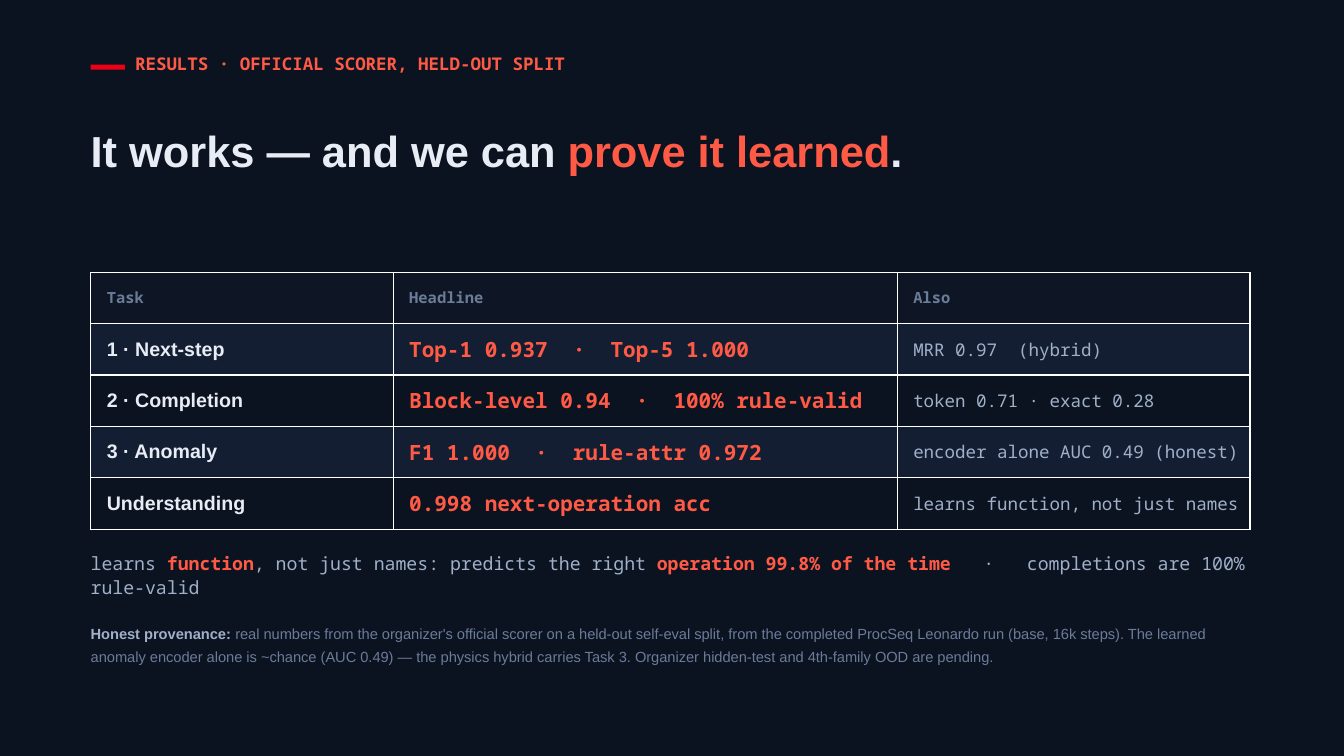
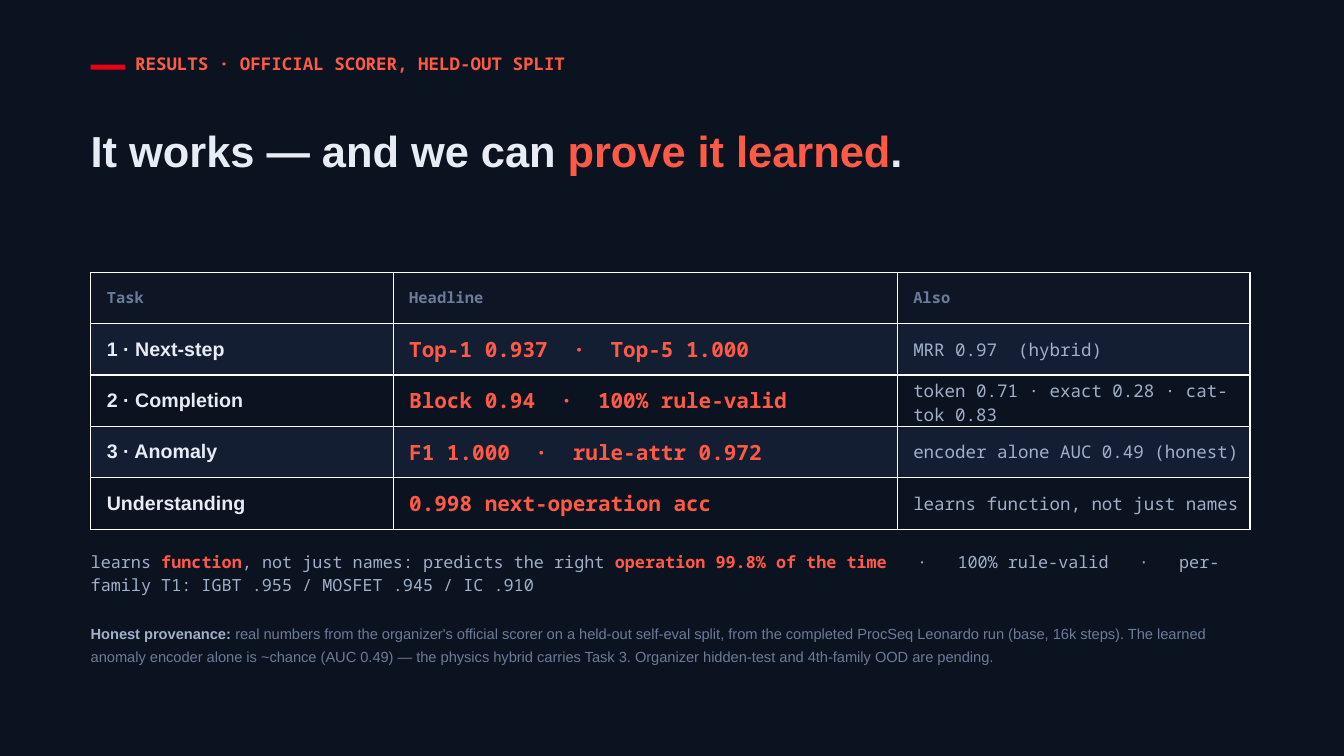
Before and after one commit to thuber19/zero_one_hack_01, a slide deck: slide 6 of tracks/industrial-infineon/solution/pitch/ProcSeq_Pitch.pptx. Drawn at 1344x756 pixels with LibreOffice and Linux fonts; fonts in the diff are those of the drawing. Boxes give left, top, right and bottom in pixels: in the first picture for what was removed or moved away, otherwise in the second. Text is boxed around its words. In the diff, an @@ line names an element or a change of style, - is before the commit and + after.

```diff
--- a/tracks/industrial-infineon/solution/pitch/ProcSeq_Pitch.pptx
+++ b/tracks/industrial-infineon/solution/pitch/ProcSeq_Pitch.pptx
@@ table at <box>91,272,1250,529</box> @@
-row 3, column 2: Block-level 0.94 · 100% rule-valid
+row 3, column 2: Block 0.94 · 100% rule-valid
-row 3, column 3: token 0.71 · exact 0.28
+row 3, column 3: token 0.71 · exact 0.28 · cat-tok 0.83
@@ text at <box>91,555,887,595</box>: text changed; size 13 to 12 pt @@
-learns function, not just names: predicts the right operation 99.8% of the time · completions are 100% rule-valid
+learns function, not just names: predicts the right operation 99.8% of the time · 100% rule-valid · per-family T1: IGBT .955 / MOSFET .945 / IC .910
```
Also in this commit, not shown: 10 other files.
